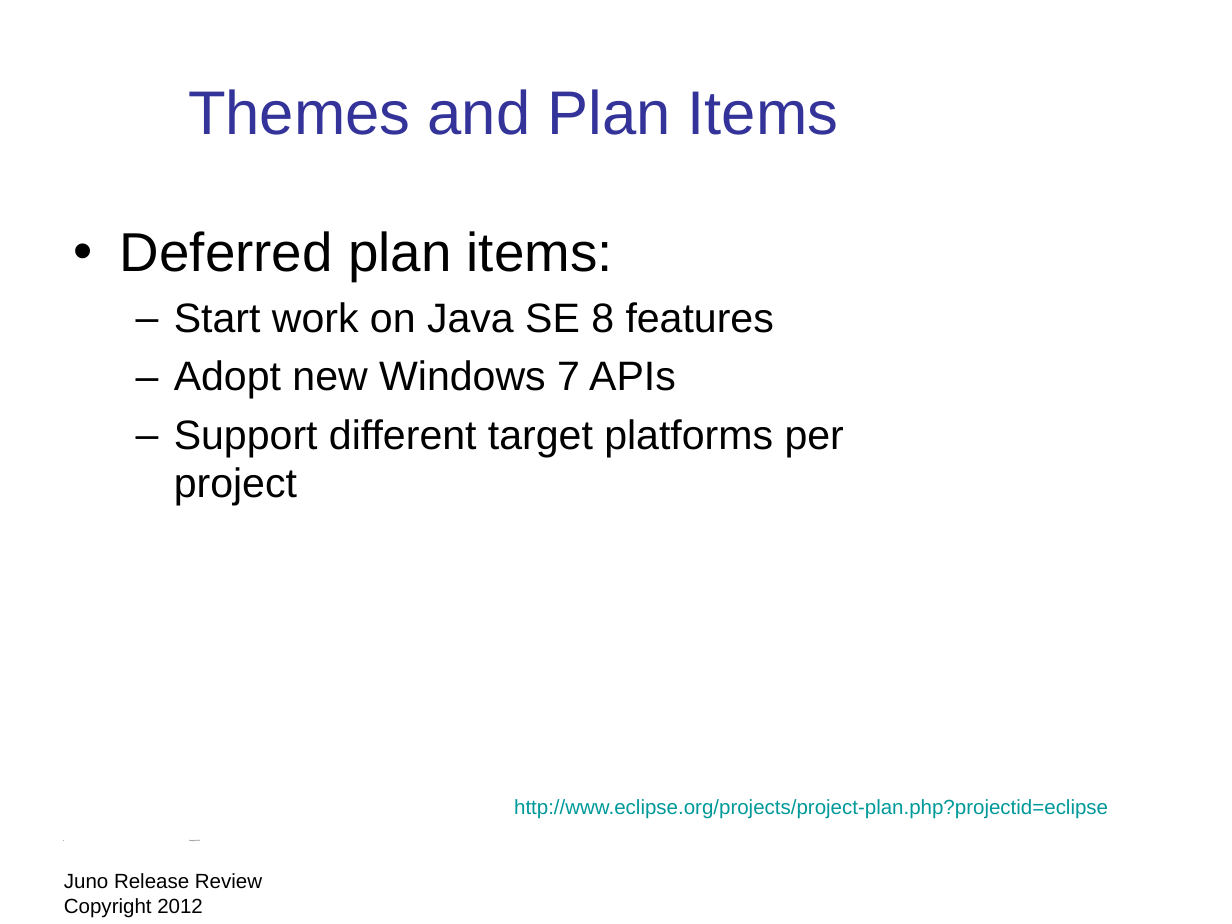
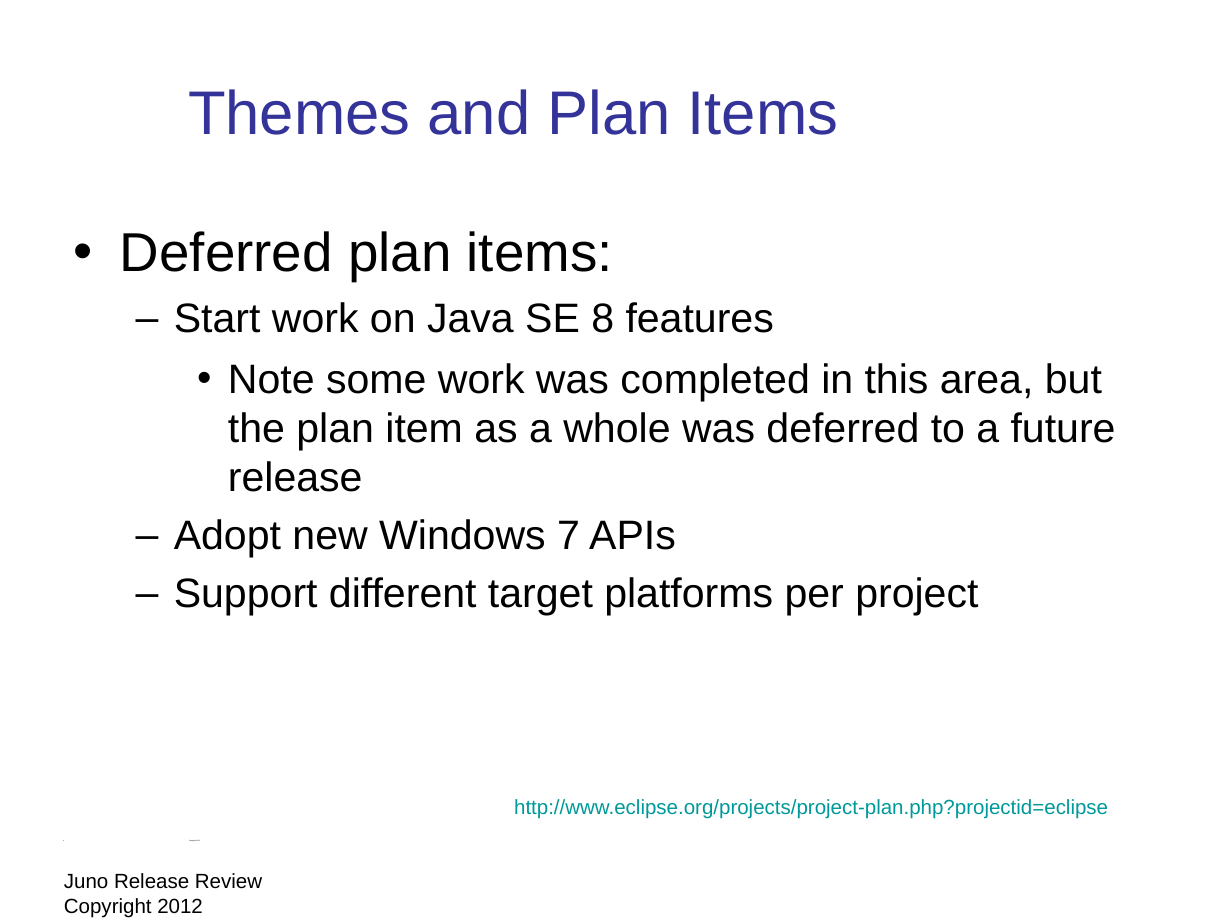
Before and after one commit to eclipse-platform/www.eclipse.org-eclipse-news, a slide deck: slide 4 of presentation/Juno-release-review/eclipse-juno-release-review.odp. Drawn at 1232x924 pixels with LibreOffice and Linux fonts; fonts in the diff are those of the drawing; background and template pictures are left out. Boxes give left, top, right and bottom in pixels: in the first picture for what was removed or moved away, otherwise in the second. Text is boxed around its words. In the diff, an @@ line names an element or a change of style, - is before the commit and + after.

```diff
--- a/presentation/Juno-release-review/eclipse-juno-release-review.odp
+++ b/presentation/Juno-release-review/eclipse-juno-release-review.odp
@@ text at (x1=228, y1=363, x2=1116, y2=492): paragraph added @@
+    • Note some work was completed in this area, but the plan item as a whole was deferred to a future release
```
Also in this commit, not shown: 13 other slides changed, 1 other file.
